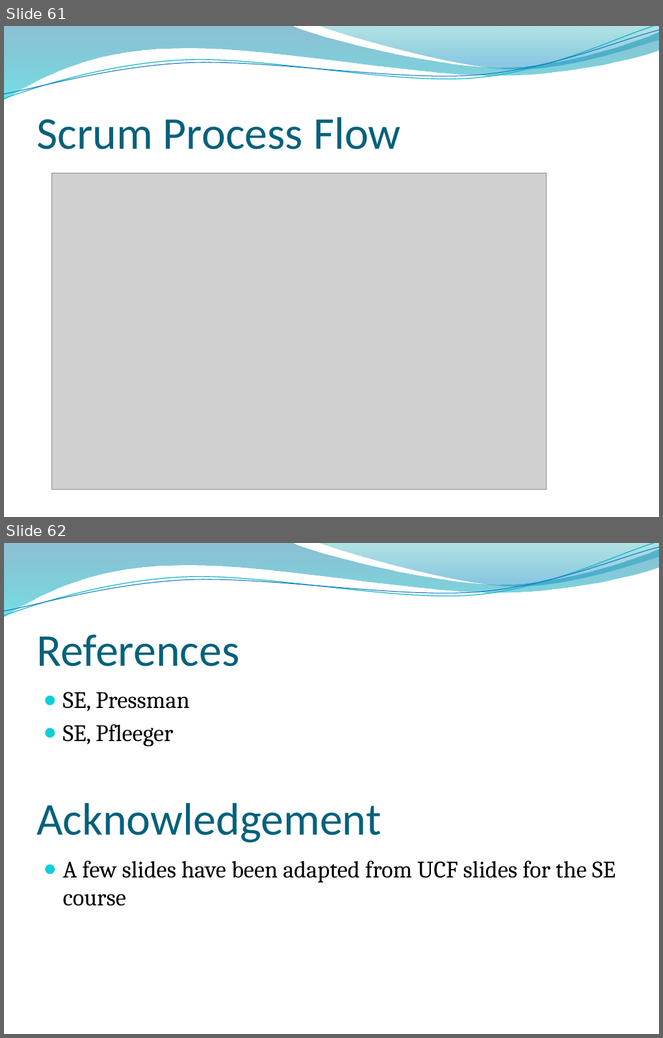
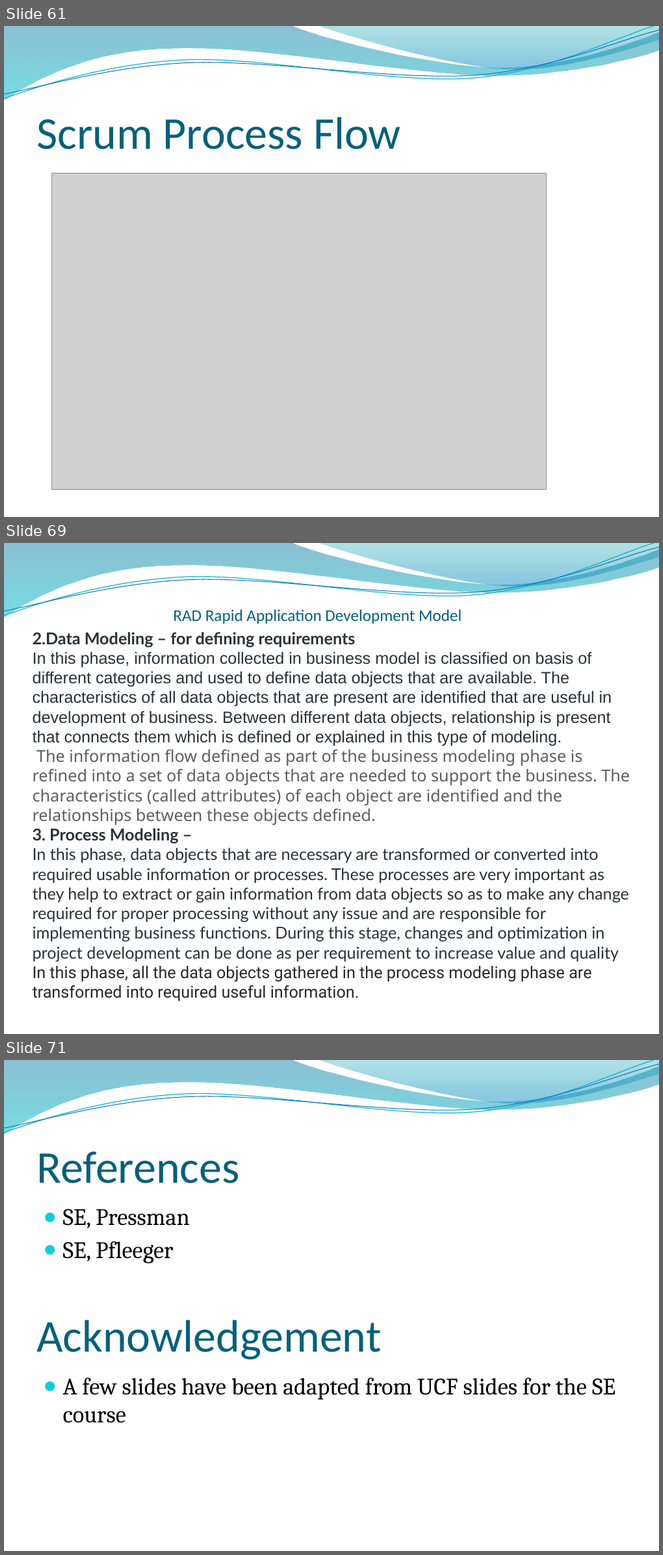
Before and after one commit to abdulsaboor938/Semester-4, a slide deck: Software Engineering/Slides/Lecture 3-4 Software Process Models 20200926 A.pptx. Shown one above the other, each under a label of ours: slides 61 and 62 before the commit, slides 61, 69 and 71 after it; the slides between them are not shown. The pictures are 663x1038 and 663x1555 pixels, drawn with LibreOffice and Linux fonts; fonts in the diff are those of the drawing; grey boxes stand for pictures; background and template pictures are left out. Boxes give left, top, right and bottom in pixels: in the first picture for what was removed or moved away, otherwise in the second. Text is boxed around its words. In the diff, an @@ line names an element or a change of style, - is before the commit and + after.

```diff
--- a/Software Engineering/Slides/Lecture 3-4 Software Process Models 20200926 A.pptx
+++ b/Software Engineering/Slides/Lecture 3-4 Software Process Models 20200926 A.pptx
@@ slide 69 added at [4,543,659,1034], background picture (left out); not listed: 4 template elements that a slide beside it also shows @@
@@ title added at [173,609,462,624], 18 pt, text #04617B @@
+RAD Rapid Application Development Model
@@ text added at [33,632,630,1001], 18 pt, text #273239 @@
+2.Data Modeling – for defining requirements
+In this phase, information collected in business model is classified on basis of different categories and used to define data objects that are available. The characteristics of all data objects that are present are identified that are useful in development of business. Between different data objects, relationship is present that connects them which is defined or explained in this type of modeling.
+The information flow defined as part of the business modeling phase is refined into a set of data objects that are needed to support the business. The characteristics (called attributes) of each object are identified and the relationships between these objects defined.
+3. Process Modeling –
+In this phase, data objects that are necessary are transformed or converted into required usable information or processes. These processes are very important as they help to extract or gain information from data objects so as to make any change required for proper processing without any issue and are responsible for implementing business functions. During this stage, changes and optimization in project development can be done as per requirement to increase value and quality
+In this phase, all the data objects gathered in the process modeling phase are transformed into required useful information.
@@ what was slide 62 is now slide 71 @@
```
Also in this commit, not shown: 8 other slides added, 3 other files.
